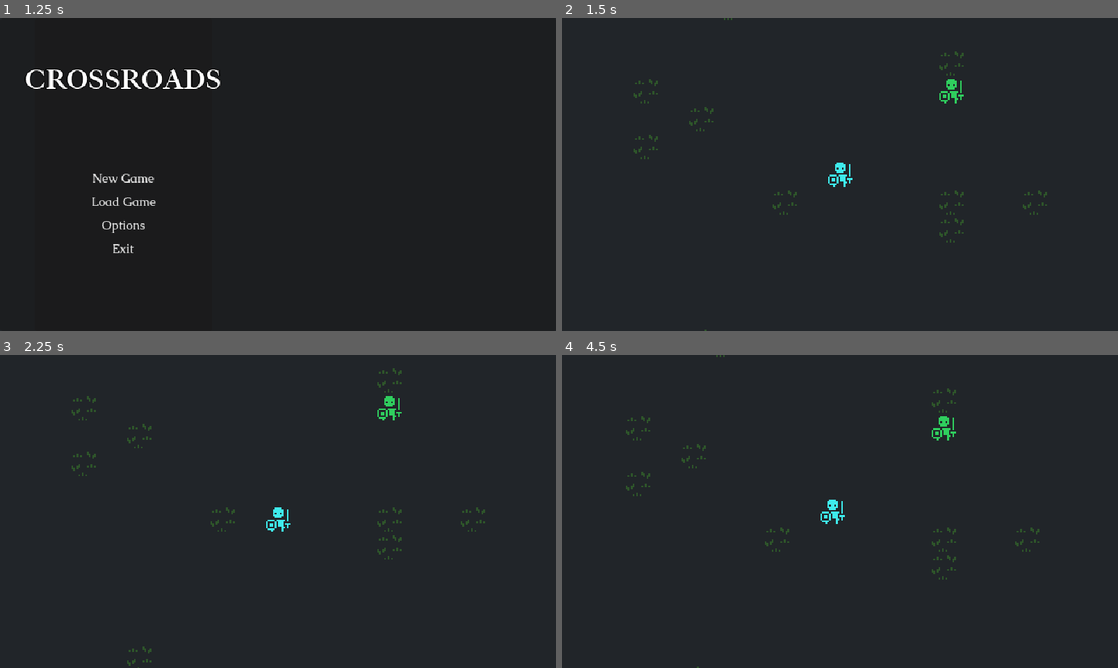
Above: before the commit, frames 1-4 (two rows, left to right).
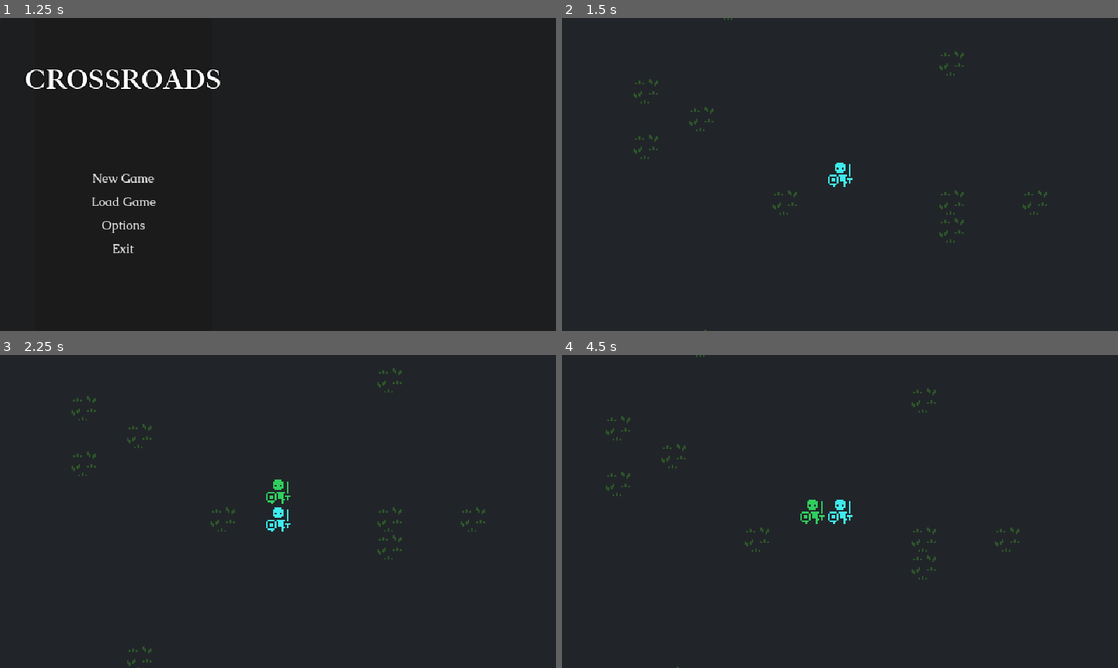
Above: after the commit, the same moments.

Repository: lilytastic/godot-roguelike
Game: Godot game, scene res://title/title.tscn
The game is run twice, just before and just after one commit, with the same random seed, the same clock (stepped at 60 frames per second) and the same inputs.
Inputs:
- Up to frame 1 (1.25 s): tap Enter at 0.5 s; hold D (move_right) from 0.53 s (still down)
- Up to frame 2 (1.5 s): release D (move_right) at 1.25 s; click "New Game" at 1.25 s
- Up to frame 3 (2.25 s): tap Space at 2 s; hold S (move_down) from 2.03 s (still down)
- Up to frame 4 (4.5 s): release S (move_down) at 2.78 s; hold D (move_right) 2.78-3.53 s; hold W (move_up) 3.53-4.28 s; hold A (move_left) from 4.28 s (still down)

Frame 1 is identical in both runs. In frame 2, 0.1% of the frame differs, in the area x 67-73%, y 19-28%; in frame 3, 0.3%; in frame 4, 1.2%, in the area x 7-86%, y 0-100%.

Commit message:
fix not loading lol

Diff:
--- a/engine/classes/location.gd
+++ b/engine/classes/location.gd
@@ -2,3 +2,7 @@
 
 var map := ''
 var position := Vector2i(0,0)
+
+func _init(_map := '', _position := Vector2i(0,0)):
+	map = _map
+	position = _position
--- a/engine/ecs.gd
+++ b/engine/ecs.gd
@@ -18,16 +18,21 @@
 func load_from_save(data: Dictionary) -> void:
 	var opts = EntityCreationOptions.new()
 	var entity = Entity.new(opts)
-	print(data)
+	entity.uuid = data.uuid
+	var new_id = add(entity)
+	print('data: ', data)
 	entities[data.uuid] = entity
-	entity.uuid = data.uuid
-	entity.map = data.map
-	var position = str(data.position).trim_prefix('(').trim_suffix(')').split(', ')
-	print(position)
-	entity.position = Vector2(int(position[0]), int(position[1]))
+	var _pos = str(data.position).trim_prefix('(').trim_suffix(')').split(', ')
+	entity.location = Location.new(
+		data.map,
+		Vector2(int(_pos[0]), int(_pos[1]))
+	)
+	if data.blueprint:
+		entity.blueprint = blueprints[data.blueprint]
+	print('created ', entity.location.position)
 
 func clear() -> void:
-	entities = {}
+	entities.clear()
 
 func create(opts: EntityCreationOptions) -> Entity:
 	var new_entity = Entity.new(opts)
--- a/game/game.gd
+++ b/game/game.gd
@@ -11,7 +11,7 @@
 func _ready() -> void:
 	if !Global.player:
 		Global.new_game()
-		Global.autosave()
+		# Global.autosave()
 
 
 func _process(delta: float) -> void:
--- a/game/map_view.gd
+++ b/game/map_view.gd
@@ -79,8 +79,8 @@
 			actors[entity.uuid] = child
 
 func _init_actor(entity: Entity, new_actor := Actor.new()):
-	entity.position = Coords.get_coord(new_actor.position)
 	new_actor.entity = entity
+	new_actor.position = Coords.get_position(entity.position)
 	if new_actor.get_parent():
 		new_actor.reparent(self)
 	else:
--- a/global.gd
+++ b/global.gd
@@ -60,10 +60,13 @@
 		print('no data at ', path)
 		return
 
-	print('loading game: ' + str(data))
 	ecs.clear()
-	for entity in data.entities:
-		ecs.load_from_save(entity)
+	var _entities: Array = data.entities
+	print('loading game: ', _entities)
+	for _entity in _entities:
+		print(_entity)
+		ecs.load_from_save(_entity)
+	player = ecs.entity(data.player)
 
 	game_loaded.emit()
 
